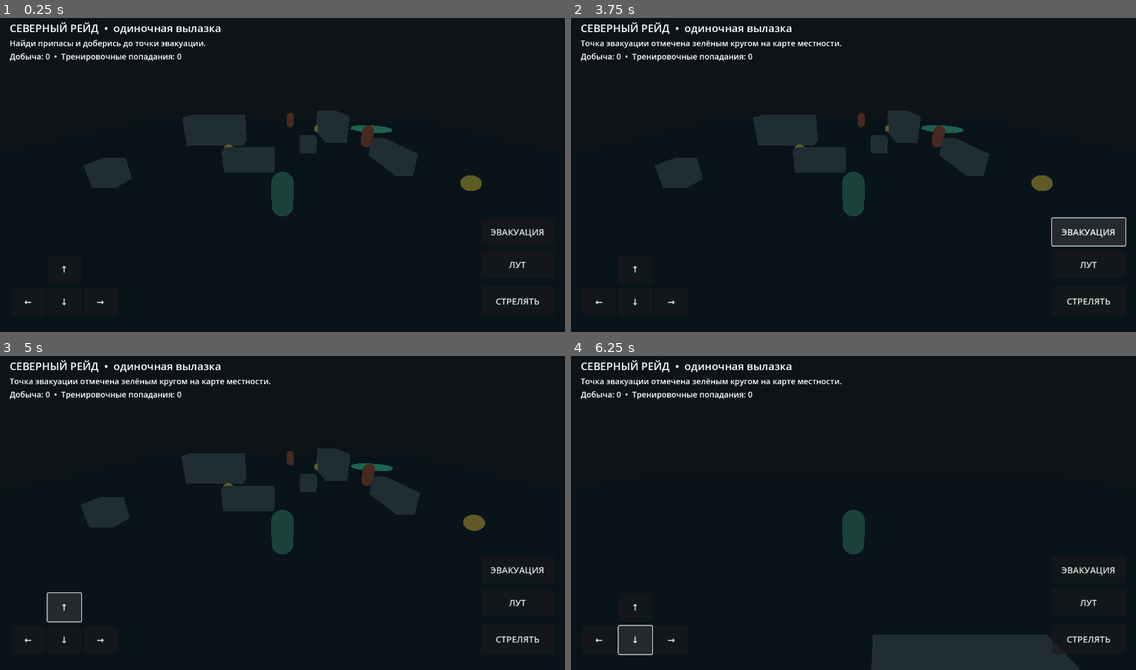
Above: before the commit, frames 1-4 (two rows, left to right).
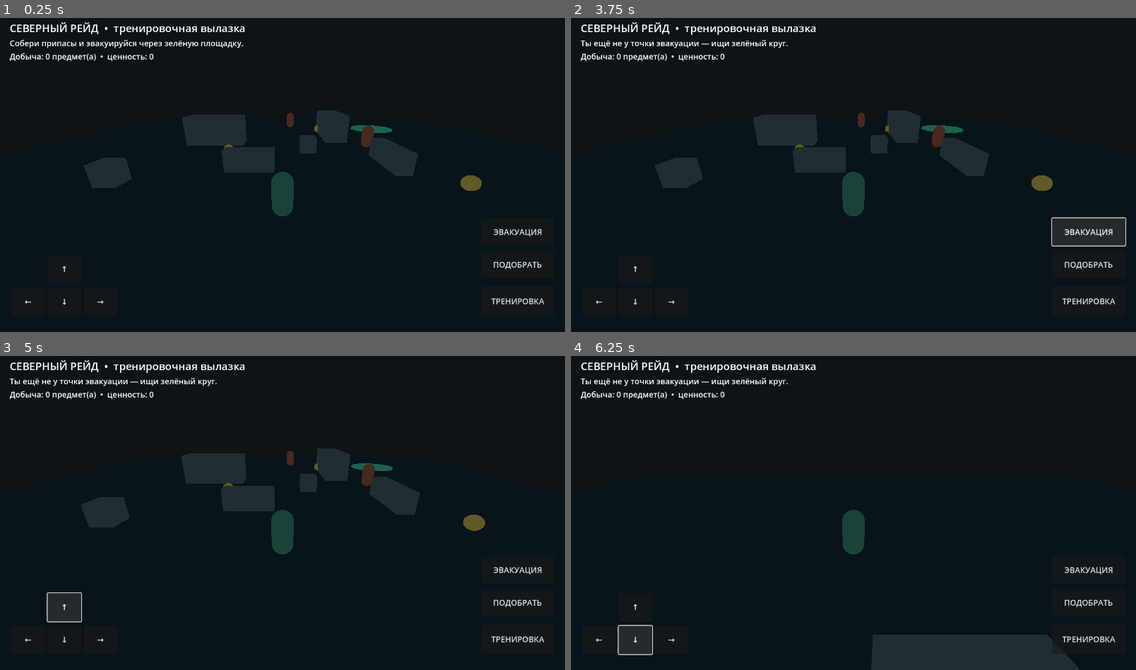
Above: after the commit, the same moments.

Repository: KillerKC2/2
Game: Godot game, scene res://scenes/main.tscn
The game is run twice, just before and just after one commit, with the same random seed, the same clock (stepped at 60 frames per second) and the same inputs.
Inputs (mouse positions are in pixels of both pictures, inside the frame that each line leads up to):
- Up to frame 1 (0.25 s): no input
- Up to frame 2 (3.75 s): click (1090, 300) at 0.5 s, where only the run before the commit has a clickable "СТРЕЛЯТЬ"; click (1090, 300) at 1.25 s, where only the run after the commit has a clickable "ТРЕНИРОВКА"; click (1090, 266) at 2 s, where only the run before the commit has a clickable "ЛУТ"; click (1090, 266) at 2.75 s, where only the run after the commit has a clickable "ПОДОБРАТЬ"; click "ЭВАКУАЦИЯ" at 3.5 s
- Up to frame 3 (5 s): click "↑" at 4.25 s
- Up to frame 4 (6.25 s): click "←" at 5 s; click "↓" at 5.75 s

The runs differ from the first frame. In frame 1, 1.4% of the frame differs, in the area x 1-97%, y 2-92%; in frame 2, 1.4%; in frame 3, 1.4%; in frame 4, 1.4%.

Commit message:
Develop original extraction-style Android game prototype

Diff:
--- a/scripts/main.gd
+++ b/scripts/main.gd
@@ -1,16 +1,17 @@
 extends Node3D
 
 const PlayerScript = preload("res://scripts/player.gd")
+const EXTRACTION_POINT := Vector3(11, 0, -11)
 
 var player: CharacterBody3D
 var camera: Camera3D
-var move_buttons: Dictionary = {"left": false, "right": false, "up": false, "down": false}
+var move_buttons := {"left": false, "right": false, "up": false, "down": false}
 var loot_items: Array[Node3D] = []
-var loot_count: int = 0
-var shots: int = 0
+var loot_count := 0
+var loot_value := 0
 var status_label: Label
 var inventory_label: Label
-var aim_marker: MeshInstance3D
+var extracted := false
 
 var ground_material := StandardMaterial3D.new()
 var wall_material := StandardMaterial3D.new()
@@ -26,14 +27,14 @@
 	_build_targets()
 	_build_loot()
 	_build_hud()
-	_update_hud("Найди припасы и доберись до точки эвакуации.")
+	_update_hud("Собери припасы и эвакуируйся через зелёную площадку.")
 
 func _process(_delta: float) -> void:
+	if not is_instance_valid(player) or extracted:
+		return
 	var x := float(move_buttons["right"]) - float(move_buttons["left"])
 	var y := float(move_buttons["down"]) - float(move_buttons["up"])
 	player.touch_move = Vector2(x, y).normalized()
-	if aim_marker:
-		aim_marker.visible = true
 
 func _setup_materials() -> void:
 	ground_material.albedo_color = Color("26343a")
@@ -69,7 +70,7 @@
 	ring.height = 0.12
 	extraction.mesh = ring
 	extraction.material_override = extract_material
-	extraction.position = Vector3(11, 0.08, -11)
+	extraction.position = Vector3(EXTRACTION_POINT.x, 0.08, EXTRACTION_POINT.z)
 	add_child(extraction)
 
 func _build_player() -> void:
@@ -94,9 +95,9 @@
 	camera = player.camera
 
 func _build_targets() -> void:
-	_add_target(Vector3(-8, 1, -8), "Patrol dummy 1")
-	_add_target(Vector3(7, 1, -2), "Patrol dummy 2")
-	_add_target(Vector3(1, 1, -12), "Patrol dummy 3")
+	_add_target(Vector3(-8, 1, -8), "Practice marker 1")
+	_add_target(Vector3(7, 1, -2), "Practice marker 2")
+	_add_target(Vector3(1, 1, -12), "Practice marker 3")
 
 func _add_target(at: Vector3, target_name: String) -> void:
 	var target := StaticBody3D.new()
@@ -119,13 +120,13 @@
 	add_child(target)
 
 func _build_loot() -> void:
-	_add_loot(Vector3(-4, 0.45, 0), "Медна шестерня")
-	_add_loot(Vector3(4, 0.45, -9), "Полевой аккумулятор")
-	_add_loot(Vector3(9, 0.45, 6), "Запечатанный контейнер")
-
-func _add_loot(at: Vector3, item_name: String) -> void:
+	_add_loot(Vector3(-4, 0.45, 0), "Медная шестерня", 120)
+	_add_loot(Vector3(4, 0.45, -9), "Полевой аккумулятор", 250)
+	_add_loot(Vector3(9, 0.45, 6), "Запечатанный контейнер", 400)
+
+func _add_loot(at: Vector3, item_name: String, value: int) -> void:
 	var item := MeshInstance3D.new()
-	item.name = item_name
+	item.name = "Loot_" + item_name
 	var mesh := SphereMesh.new()
 	mesh.radius = 0.38
 	mesh.height = 0.76
@@ -133,6 +134,7 @@
 	item.material_override = loot_material
 	item.position = at
 	item.set_meta("loot_name", item_name)
+	item.set_meta("loot_value", value)
 	add_child(item)
 	loot_items.append(item)
 
@@ -144,7 +146,7 @@
 	layer.add_child(ui)
 
 	var title := Label.new()
-	title.text = "СЕВЕРНЫЙ РЕЙД  •  одиночная вылазка"
+	title.text = "СЕВЕРНЫЙ РЕЙД  •  тренировочная вылазка"
 	title.position = Vector2(22, 14)
 	title.add_theme_font_size_override("font_size", 24)
 	ui.add_child(title)
@@ -163,20 +165,20 @@
 	_add_action_button(ui, "←", Vector2(26, -100), Vector2(76, 64), func(): _set_move("left", true), func(): _set_move("left", false))
 	_add_action_button(ui, "↓", Vector2(108, -100), Vector2(76, 64), func(): _set_move("down", true), func(): _set_move("down", false))
 	_add_action_button(ui, "→", Vector2(190, -100), Vector2(76, 64), func(): _set_move("right", true), func(): _set_move("right", false))
-	_add_action_button(ui, "СТРЕЛЯТЬ", Vector2(-190, -104), Vector2(166, 68), func(): try_shoot(), func(): pass)
-	_add_action_button(ui, "ЛУТ", Vector2(-190, -184), Vector2(166, 62), func(): pick_up_loot(), func(): pass)
+	_add_action_button(ui, "ТРЕНИРОВКА", Vector2(-190, -104), Vector2(166, 68), func(): try_shoot(), func(): pass)
+	_add_action_button(ui, "ПОДОБРАТЬ", Vector2(-190, -184), Vector2(166, 62), func(): pick_up_loot(), func(): pass)
 	_add_action_button(ui, "ЭВАКУАЦИЯ", Vector2(-190, -258), Vector2(166, 62), func(): try_extract(), func(): pass)
 
-func _add_action_button(parent: Control, text: String, bottom_right_offset: Vector2, button_size: Vector2, on_down: Callable, on_up: Callable) -> void:
+func _add_action_button(parent: Control, text: String, offset: Vector2, button_size: Vector2, on_down: Callable, on_up: Callable) -> void:
 	var button := Button.new()
 	button.text = text
 	button.size = button_size
-	button.anchor_left = 0.0 if bottom_right_offset.x >= 0 else 1.0
+	button.anchor_left = 0.0 if offset.x >= 0 else 1.0
 	button.anchor_right = button.anchor_left
 	button.anchor_top = 1.0
 	button.anchor_bottom = 1.0
-	button.position = bottom_right_offset
-	button.add_theme_font_size_override("font_size", 20)
+	button.position = offset
+	button.add_theme_font_size_override("font_size", 18)
 	button.button_down.connect(on_down)
 	button.button_up.connect(on_up)
 	parent.add_child(button)
@@ -185,7 +187,7 @@
 	move_buttons[direction] = active
 
 func try_shoot() -> void:
-	if not is_instance_valid(camera):
+	if extracted or not is_instance_valid(camera):
 		return
 	var screen_center := get_viewport().get_visible_rect().size * 0.5
 	var origin := camera.project_ray_origin(screen_center)
@@ -194,40 +196,47 @@
 	query.exclude = [player.get_rid()]
 	var hit := get_world_3d().direct_space_state.intersect_ray(query)
 	if hit.is_empty():
-		_update_hud("Выстрел ушёл в снег. Ищи цель в центре экрана.")
+		_update_hud("Мимо тренировочной мишени — наведи центр экрана.")
 		return
 	var collider: Object = hit.get("collider")
 	if collider is Node and collider.is_in_group("targets"):
 		collider.queue_free()
-		shots += 1
-		_update_hud("Мишень выведена из игры. Она не отвечает огнём.")
+		_update_hud("Мишень сбита. Это тренировочная цель — она не атакует.")
 	else:
-		_update_hud("Попадание в укрытие.")
+		_update_hud("Попадание в укрытие. Игроку ничего не угрожает.")
 
 func pick_up_loot() -> void:
+	if extracted:
+		return
 	for item in loot_items:
 		if is_instance_valid(item) and player.global_position.distance_to(item.global_position) < 2.5:
 			var item_name: String = item.get_meta("loot_name", "Припасы")
+			var item_value: int = item.get_meta("loot_value", 0)
 			item.queue_free()
 			loot_count += 1
-			_update_hud("Подобрано: %s. Направляйся к зелёной точке." % item_name)
+			loot_value += item_value
+			_update_hud("Подобрано: %s. Теперь направляйся к зелёной точке." % item_name)
 			return
-	_update_hud("Рядом нет припасов — подойди к золотому предмету.")
+	_update_hud("Рядом нет добычи. Ищи золотые предметы.")
 
 func try_extract() -> void:
-	if player.global_position.distance_to(Vector3(11, 0, -11)) > 3.5:
-		_update_hud("Точка эвакуации отмечена зелёным кругом на карте местности.")
+	if extracted:
+		return
+	if player.global_position.distance_to(EXTRACTION_POINT) > 3.5:
+		_update_hud("Ты ещё не у точки эвакуации — ищи зелёный круг.")
 		return
 	if loot_count == 0:
-		_update_hud("Сначала подбери хотя бы один предмет.")
-		return
-	_update_hud("ВЫЛАЗКА УСПЕШНА! Ты эвакуировался с %d предметами." % loot_count)
+		_update_hud("Эвакуация доступна после того, как подберёшь хотя бы один предмет.")
+		return
+	extracted = true
+	player.touch_move = Vector2.ZERO
+	_update_hud("ВЫЛАЗКА УСПЕШНА! Вывезено предметов: %d." % loot_count)
 
 func _update_hud(message: String) -> void:
 	if is_instance_valid(status_label):
 		status_label.text = message
 	if is_instance_valid(inventory_label):
-		inventory_label.text = "Добыча: %d  •  Тренировочные попадания: %d" % [loot_count, shots]
+		inventory_label.text = "Добыча: %d предмет(а)  •  ценность: %d" % [loot_count, loot_value]
 
 func _add_box(box_name: String, at: Vector3, dimensions: Vector3, material: Material) -> void:
 	var body := StaticBody3D.new()
